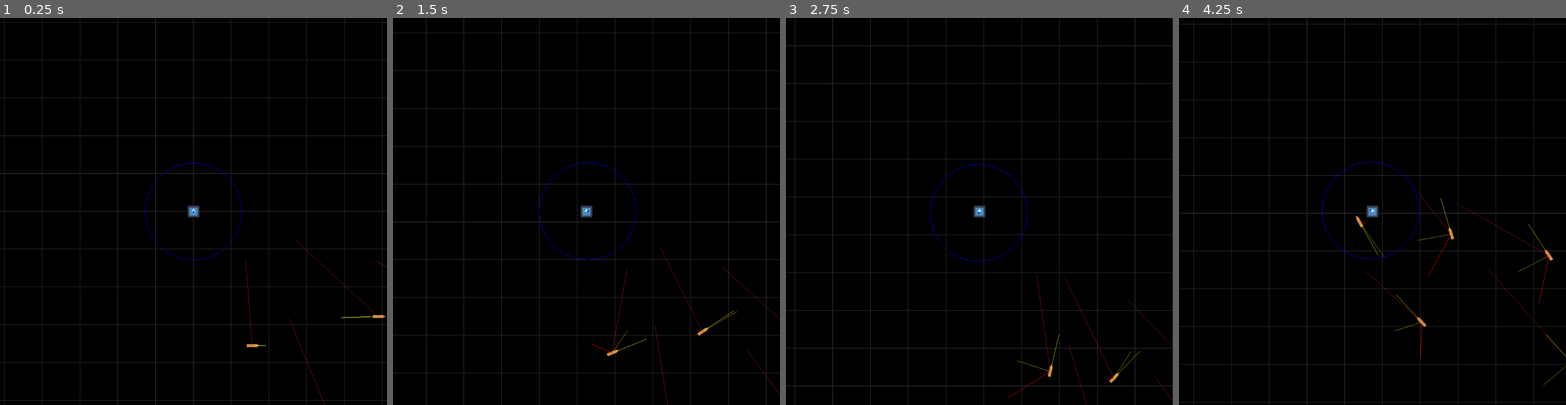
Above: before the commit, frames 1-4 (left to right).
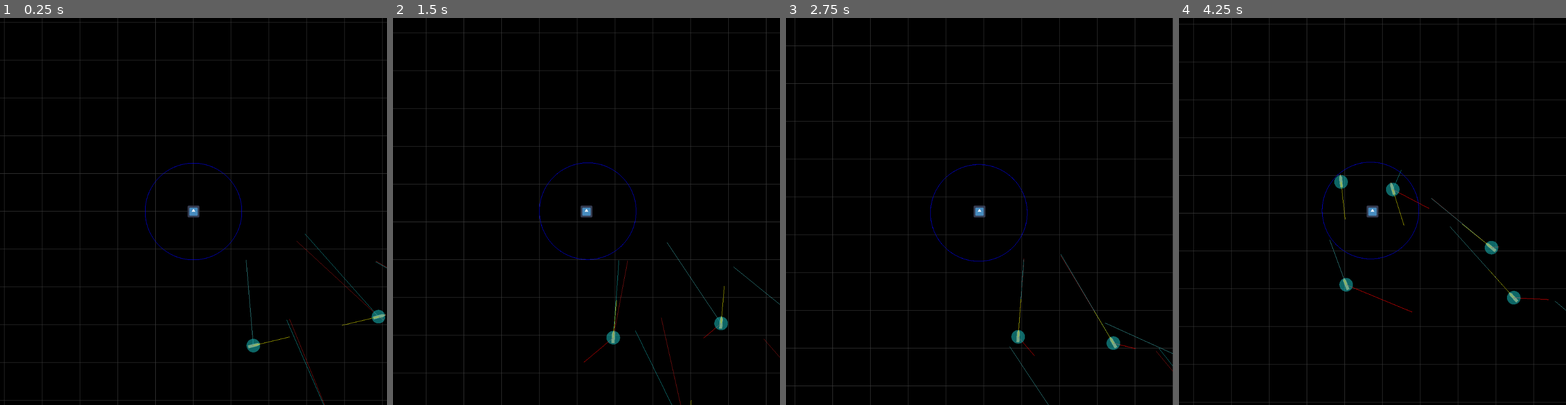
Above: after the commit, the same moments.

Repository: Trantarius/ArcadeGame
Game: Godot game, scene res://test/boat_ai_test.tscn
Two runs of this game, one before a commit and one after it. Both use one fixed random seed, a clock stepped at 60 frames per second and the inputs below. This scene is started directly instead of the project's main scene. The engine's default icon, where the game draws it, is replaced by a stand-in: a white triangle on a blue panel in a dark square.
Inputs (mouse positions are in pixels of both pictures, inside the frame that each line leads up to):
- Up to frame 1 (0.25 s): no input
- Up to frame 2 (1.5 s): move the mouse to (671, 192) at 0.52 s; hold D (right) 0.53-1.28 s; move the mouse to (509, 230) at 1.27 s; hold S (back) from 1.28 s (still down)
- Up to frame 3 (2.75 s): move the mouse to (1018, 126) at 2.02 s; release S (back) at 2.03 s; hold D (right) from 2.03 s (still down)
- Up to frame 4 (4.25 s): move the mouse to (1353, 288) at 2.77 s; release D (right) at 2.78 s; hold W (forward) 2.78-3.53 s; move the mouse to (1488, 269) at 3.52 s; hold A (left) from 3.53 s (still down)

The runs differ from the first frame. In frame 1, 0.4% of the frame differs, in the area x 37-100%, y 38-100%; in frame 2, 0.7%; in frame 3, 0.7%; in frame 4, 1.1%, in the area x 37-100%, y 37-95%.

Commit message:
refactor AI

Diff:
--- a/classes/AI.gd
+++ b/classes/AI.gd
@@ -97,14 +97,6 @@
 var target_position:Vector2
 ## Hints that the [member target_position] will be changing at this rate.
 var target_velocity:Vector2
-## Hints that the [member target_velocity] will be changing at this rate.
-var target_acceleration:Vector2
-
-
-## The output force to be applied to whatever is obeying this AI.
-var force:Vector2
-## The output torque to be applied to whatever is obeying this AI.
-var torque:float
 
 ## Emitted when an update is about to occur
 signal pre_update
@@ -148,9 +140,6 @@
 	if(avoidance_enabled):
 		_stop_avoidance()
 
-func _ready() -> void:
-	top_level=true
-
 enum{POSITION=0,VELOCITY=1,FORCE=2}
 ## Virtual function for subclasses to set how output is determined; if an output isn't used, it is calculated from the result.
 func _control_level()->int:
@@ -158,30 +147,13 @@
 
 func _physics_process(delta: float) -> void:
 	pre_update.emit()
-	var oldpos:Vector2=global_position
-	var oldrot:float = global_rotation
-	var oldvel:Vector2 = linear_velocity
-	var oldrvel:float = angular_velocity
-	await _update()
-	if(_control_level()>=FORCE):
-		linear_velocity += force * delta
-		angular_velocity += torque * delta
-	else:
-		force = (linear_velocity-oldvel)/delta
-		torque = (angular_velocity-oldrvel)/delta
-	if(_control_level()>=VELOCITY):
-		global_position += linear_velocity * delta
-		global_rotation += angular_velocity * delta
-	else:
-		linear_velocity = (global_position-oldpos)/delta
-		angular_velocity = angle_difference(oldrot,global_rotation)/delta
+	await _update(delta)
 	post_update.emit()
 	if(debug_draw):
-		_draw_calls.push_back({'type':'line','start':Vector2.ZERO,'end':force,'color':Color(0.8,0.8,0.1,0.75),'global':false})
 		queue_redraw()
 
 ## Virtual function for subclasses to override, to update forces/velocity/position as appropriate.
-func _update()->void:
+func _update(_delta:float)->void:
 	pass
 
 ## Helper for subclasses to apply avoidance. should be called exactly once in _update().
@@ -222,3 +194,23 @@
 					else:
 						draw_circle(inv * (dcall.position+global_position), dcall.radius, dcall.color)
 		_draw_calls.clear()
+
+
+func linear_damp(amount:float)->void:
+	linear_velocity = linear_velocity.move_toward(Vector2.ZERO,amount)
+
+func angular_damp(amount:float)->void:
+	angular_velocity = move_toward(angular_velocity,0,amount)
+
+func smooth_rotate(to:float, by:float)->void:
+	var stop_time:float = abs(angular_velocity)/max_angular_thrust
+	var angular_stop:float = angular_velocity*stop_time/2
+	if(abs(angular_stop)>TAU):
+		angular_damp(by)
+	else:
+		var diff:float = angle_difference(angular_stop + global_rotation, to)
+		# as + d = av**2 / (2 * at)
+		# av = sqrt((as+d)*2*at)
+		var dvel:float = sqrt(abs(angular_stop+diff)*2*max_angular_thrust)*sign(angular_stop+diff)
+		dvel = clamp(dvel,-max_angular_speed,max_angular_speed)
+		angular_velocity = move_toward(angular_velocity, dvel, by)
--- a/classes/BallisticAI.gd
+++ b/classes/BallisticAI.gd
@@ -3,20 +3,16 @@
 
 @export var brake:float = 1
 
-func _update()->void:
+func _update(delta:float)->void:
 
-	force = Ballistics.find_thrust_to_position(global_position,linear_velocity, Vector2.ZERO, target_position,
-		target_velocity, target_acceleration, max_linear_thrust,brake)
-
-	var safe_vel:Vector2 = await make_velocity_safe(linear_velocity)
-	force += (safe_vel-linear_velocity)/get_physics_process_delta_time()
+	var force:Vector2 = Ballistics.find_thrust_to_position(global_position,linear_velocity, Vector2.ZERO, target_position,
+		target_velocity, Vector2.ZERO, max_linear_thrust,brake)
 
 	force = force.limit_length(max_linear_thrust)
 	force += linear_velocity
 	force = force.limit_length(max_linear_speed)
 	force -= linear_velocity
 
-	torque = clamp(torque, -max_angular_thrust, max_angular_thrust)
-	torque += angular_velocity
-	torque = clamp(torque,-max_angular_speed,max_angular_speed)
-	torque -= angular_velocity
+	linear_velocity += force*delta
+
+	linear_velocity = await make_velocity_safe(linear_velocity)
--- a/classes/BoatAI.gd
+++ b/classes/BoatAI.gd
@@ -3,8 +3,6 @@
 
 ## Damps velocity perpendicular to the ship's heading.
 @export var keel_damp:float = 10
-## Damps rotation.
-@export var keel_angular_damp:float = 10
 ## Damps velocity parallel to the ship's heading, proportional to the perpendicular keel force.
 @export var keel_drag:float = 10
 
@@ -16,26 +14,22 @@
 
 var _avg_target_velocity:Vector2
 
-func _update() -> void:
-	force = Vector2.ZERO
-	torque = 0
+func _update(delta:float) -> void:
 
 	var keel_dir:Vector2 = Vector2.from_angle(global_rotation).orthogonal()
 	var keel_vel:float = linear_velocity.dot(keel_dir)
 	var keel_force:Vector2 = keel_dir * -keel_vel * keel_damp
-	var para_vel:float = linear_velocity.dot(keel_dir.orthogonal())
-	keel_force += keel_dir.orthogonal() * -sign(para_vel)*abs(keel_vel) * keel_drag
+	var para_vel:float = -linear_velocity.dot(keel_dir.orthogonal())
+	keel_force += keel_dir.orthogonal() * sign(para_vel)*abs(keel_vel) * keel_drag
 	if(debug_draw):
 		_draw_calls.push_back({'type':'line','start':Vector2.ZERO,'end':keel_force,'color':Color(1,0,0),'global':false})
-	force += keel_force
-
-	var keel_torque:float = -angular_velocity * keel_angular_damp
-	torque += keel_torque
+	linear_velocity += keel_force*delta
 
 	var target_relpos:Vector2 = target_position - global_position
 	var target_dist:float = target_relpos.length()
 
 	if(debug_draw):
+		#print(target_position)
 		_draw_calls.push_back({'type':'arc','position':target_position,'radius':desired_distance,'color':Color(0,0,1),'global':true})
 		_draw_calls.push_back({'type':'circle','position':target_position,'radius':2,'color':Color(0,0,1),'global':true})
 		_draw_calls.push_back({'type':'line','start':target_position,'end':target_position+_avg_target_velocity,'color':Color(0,0,1),'global':true})
@@ -57,22 +51,22 @@
 		var des_speed:float = sqrt(abs(dist_err)*max_linear_thrust*2)
 		desired_velocity *= des_speed
 
+
 	#desired_velocity += target_velocity
 	desired_velocity = desired_velocity.limit_length(max_linear_speed)
 	desired_velocity = await make_velocity_safe(desired_velocity)
 
-	torque += sign(angle_difference(angular_brake_pos,desired_velocity.angle())) * (abs(para_vel)+5) * max_angular_thrust/max_linear_speed
+	if(desired_velocity.length()>0.01):
+		smooth_rotate(desired_velocity.angle(), max_angular_thrust*delta)
+	else:
+		angular_damp(delta*max_angular_thrust)
 
 	var speed_err:float = linear_velocity.dot(current_direction) - desired_velocity.dot(current_direction)
 	var thrust:Vector2 = -tanh(speed_err/4)*max_linear_thrust * current_direction
 	if(debug_draw):
 		_draw_calls.push_back({'type':'line','start':Vector2.ZERO,'end':thrust,'color':Color(0.8,0.8,0),'global':false})
-	force += thrust
 
-	force += linear_velocity
-	force = force.limit_length(max_linear_speed)
-	force -= linear_velocity
-
-	torque += angular_velocity
-	torque = clamp(torque, -max_angular_speed, max_angular_speed)
-	torque -= angular_velocity
+	thrust += linear_velocity
+	thrust = thrust.limit_length(max_linear_speed)
+	thrust -= linear_velocity
+	linear_velocity += thrust*delta
--- a/classes/RandomWalk.gd
+++ b/classes/RandomWalk.gd
@@ -12,16 +12,9 @@
 ## How quickly the offset moves along the path (on average).
 @export var speed:float = 128
 
-@export var bezier_level:int = 0
-
 ## Offsets the "center" position, which [member min_distance] and [member max_distance] are relative to.
 var offset:Vector2
 
-#var p_a:Vector2
-#var p_b:Vector2
-#var p_c:Vector2
-#var p_d:Vector2
-#var p_e:Vector2
 
 var bz_a:Vector2
 var bz_b:Vector2
@@ -49,102 +42,23 @@
 	if(is_inf(start.x)):
 		start = Vector2.from_angle(randf()*TAU)*sqrt(randf_range(min_distance**2,max_distance**2)) + offset
 
-
-	#p_a = start
-	#p_b = step_point(p_a)
-	#p_c = step_point(p_b)
-	#p_d = step_point(p_c)
-	#p_e = step_point(p_d)
-
 	bz_a = start
 	bz_b = (start+step_point(start))/2
 	bz_c = (bz_b+step_point(bz_b))/2
 	bz_t = 0
-
-	#prev_prev_point = step_point(start, Vector2.ZERO)
-	#prev_point = start
-	#next_point = step_point(prev_point, (prev_point-prev_prev_point))
-	#next_next_point = step_point(next_point, (next_point-prev_point))
-
-	#points.push_back(step_point(start))
-	#points.push_back(start)
-	#points.push_back(step_point(start))
-	#points.push_back(step_point(points.back()))
-	#progress = 0
 	step(0)
 
 func step(delta: float) -> void:
-	#progress += delta*speed/(points[2]-points[1]).length()
-	#while(progress>1):
-		#points.push_back(step_point(points.back()))
-		#points.pop_front()
-		#progress-=1
 
 	var t_ratio:float = 2*speed/(min_step+max_step)
 	bz_t += delta*t_ratio
 
 	while(bz_t>1):
-		#p_a=p_c
-		#p_b=p_d
-		#p_c=p_e
-		#p_d=step_point(p_e)
-		#p_e=step_point(p_d)
 		bz_a = bz_c
 		bz_b = bz_b + 2*(bz_c-bz_b)
 		bz_c = (bz_b+step_point(bz_b))/2
 		bz_t -= 1
 
-
-	#var bz:PackedVector2Array = [((p_a+p_b)/2+(p_b+p_c)/2)/2, (p_b+p_c)/2, p_c, (p_c+p_d)/2, ((p_d+p_e)/2+(p_c+p_d)/2)/2]
-	#
-	#var bz_p:PackedVector2Array = bz.duplicate()
-	#for n:int in range(4):
-		#for i:int in range(4-n):
-			#bz_p[i]=lerp(bz_p[i],bz_p[i+1],bz_t)
-	#position = bz_p[0]
-	#
-	#var bz_v:PackedVector2Array = bz.duplicate()
-	#for n:int in range(4):
-		#bz_v[n]=bz_v[n+1]-bz_v[n]
-	#for n:int in range(3):
-		#for i:int in range(3-n):
-			#bz_v[i]=lerp(bz_v[i],bz_v[i+1],bz_t)
-	#velocity = bz_v[0] * t_ratio * 4
-	#
-	#var bz_a:PackedVector2Array = bz.duplicate()
-	#for n:int in range(4):
-		#bz_a[n]=bz_a[n+1]-bz_a[n]
-	#for n:int in range(3):
-		#bz_a[n]=bz_a[n+1]-bz_a[n]
-	#acceleration = lerp(lerp(bz_a[0],bz_a[1],bz_t),lerp(bz_a[1],bz_a[2],bz_t),bz_t) * t_ratio**2 * 12
-
 	position = lerp(lerp(bz_a,bz_b,bz_t),lerp(bz_b,bz_c,bz_t),bz_t)
 	velocity = 2*lerp(bz_b-bz_a,bz_c-bz_b,bz_t)*t_ratio
 	acceleration = 2*((bz_c-bz_b)-(bz_b-bz_a))*t_ratio**2
-
-	#var bza:Vector2 = (prev_prev_point+prev_point)/2 if progress<0.5 else (prev_point+next_point)/2
-	#var bzb:Vector2 = prev_point if progress<0.5 else next_point
-	#var bzc:Vector2 = (prev_point+next_point)/2 if progress<0.5 else (next_point+next_next_point)/2
-	#var bzt:float = progress+0.5 if progress<0.5 else progress-0.5
-	#
-	#var prog_ratio:float = speed/(lerp((bzb-bza),(bzc-bzb),progress).length()*2)
-	#progress += delta*prog_ratio
-	#while(progress>1):
-		#prev_prev_point = prev_point
-		#prev_point = next_point
-		#next_point = next_next_point
-		#next_next_point = step_point(next_point, (next_point-prev_point))
-		#progress-=1
-	#
-	#
-	#bza = (prev_prev_point+prev_point)/2 if progress<0.5 else (prev_point+next_point)/2
-	#bzb = prev_point if progress<0.5 else next_point
-	#bzc = (prev_point+next_point)/2 if progress<0.5 else (next_point+next_next_point)/2
-	#bzt = progress+0.5 if progress<0.5 else progress-0.5
-
-	# quadratic bezier curve
-	#position = (bza-2*bzb+bzc)*bzt**2 + 2*(bzb-bza)*bzt + bza
-	#velocity = (2*(bza-2*bzb+bzc)*bzt + 2*(bzb-bza)) * prog_ratio
-	#acceleration = 2*(bza-2*bzb+bzc) * (prog_ratio)**2
-
-	#position = lerp(lerp(points[0],points[1],(progress+1)/2),lerp(points[1],points[2],progress/2),progress)
--- a/enemies/broadside/broadside.tscn
+++ b/enemies/broadside/broadside.tscn
@@ -108,9 +108,11 @@
 rotation = 3.14159
 script = ExtResource("6_c4kd0")
 keel_damp = 4.0
-keel_angular_damp = 1.0
 keel_drag = 4.0
 desired_distance = 1000.0
+max_angular_speed = 0.1
+avoidance_layers = 2
+avoidance_mask = 6
 avoidance_radius = 600.0
 
 [connection signal="post_update" from="BoatAI" to="." method="_on_boat_ai_post_update"]
--- a/enemies/hornet/hornet.tscn
+++ b/enemies/hornet/hornet.tscn
@@ -49,4 +49,5 @@
 [node name="BallisticAI" type="Node2D" parent="."]
 script = ExtResource("5_g1cgk")
 max_angular_speed = 3.0
+avoidance_mask = 7
 avoidance_radius = 24.0
--- a/enemies/shield_bearer/shield_bearer.tscn
+++ b/enemies/shield_bearer/shield_bearer.tscn
@@ -94,6 +94,7 @@
 
 [node name="BallisticAI" type="Node2D" parent="."]
 script = ExtResource("4_gc82f")
+avoidance_mask = 7
 
 [connection signal="post_update" from="BallisticAI" to="." method="_on_ballistic_ai_post_update"]
 [connection signal="pre_update" from="BallisticAI" to="." method="_on_ballistic_ai_pre_update"]
--- a/enemies/spiky/spiky.tscn
+++ b/enemies/spiky/spiky.tscn
@@ -38,6 +38,8 @@
 script = ExtResource("4_wxnv5")
 max_linear_thrust = 300.0
 max_angular_speed = 6.0
+avoidance_layers = 0
+avoidance_mask = 7
 
 [connection signal="damage_dealt" from="HitBox" to="." method="_on_hit_box_damage_dealt"]
 [connection signal="post_update" from="BallisticAI" to="." method="_on_ballistic_ai_post_update"]
--- a/environment/asteroid.tscn
+++ b/environment/asteroid.tscn
@@ -30,6 +30,7 @@
 noise_strength = 0.102
 radius = 512.0
 resolution = 64.0
+avoidance_layer = 4
 
 [node name="Interpolator" type="Node2D" parent="."]
 script = ExtResource("2_f070b")
--- a/project.godot
+++ b/project.godot
@@ -83,6 +83,10 @@
 2d_physics/layer_4="Pickup"
 2d_physics/layer_5="PlayerProjectile"
 2d_physics/layer_6="EnemyProjectile"
+avoidance/layer_1="Small Enemies"
+avoidance/layer_2="Large Enemies"
+avoidance/layer_3="Asteroids"
+avoidance/layer_4="Player"
 
 [physics]
 
--- a/test/ballistic_ai_test.tscn
+++ b/test/ballistic_ai_test.tscn
@@ -11,6 +11,7 @@
 
 # Called when the node enters the scene tree for the first time.
 func _ready() -> void:
+	print(sqrt(-1)*0)
 	pass # Replace with function body.
 
 
@@ -42,8 +43,8 @@
 	$BallisticAI.target_velocity = $'../Target'.velocity
 
 func _post_update()->void:
-	linear_velocity += $BallisticAI.force * get_physics_process_delta_time()
-	angular_velocity += $BallisticAI.torque * get_physics_process_delta_time()
+	linear_velocity = $BallisticAI.linear_velocity
+	angular_velocity = $BallisticAI.angular_velocity
 
 	global_position += linear_velocity * get_physics_process_delta_time()
 	global_rotation += angular_velocity * get_physics_process_delta_time()
@@ -78,8 +79,6 @@
 [node name="BallisticAI" type="Node2D" parent="Actor"]
 script = ExtResource("3_v44xm")
 debug_draw = true
-avoidance_max_neighbors = 100
-avoidance_time_horizon_obstacles = 100.0
 
 [node name="Actor2" type="Node2D" parent="."]
 position = Vector2(400, -163)
--- a/test/ballistics_test.tscn
+++ b/test/ballistics_test.tscn
@@ -1,8 +1,7 @@
 [gd_scene load_steps=4 format=3 uid="uid://1ou2bpdp2log"]
 
 [sub_resource type="GDScript" id="GDScript_sewsl"]
-script/source = "@tool
-extends Node2D
+script/source = "extends Node2D
 
 var points:Array[Vector2]
 var thrusts:Array[Vector2]
@@ -105,8 +104,7 @@
 "
 
 [sub_resource type="GDScript" id="GDScript_v7sbi"]
-script/source = "@tool
-extends Node2D
+script/source = "extends Node2D
 
 @export var timestep:float = 0.1:
 	set(to):
@@ -179,8 +177,7 @@
 "
 
 [sub_resource type="GDScript" id="GDScript_nah1q"]
-script/source = "@tool
-extends Node2D
+script/source = "extends Node2D
 
 var pos:Vector2
 var capos:Vector2
--- a/test/boat_ai_test.tscn
+++ b/test/boat_ai_test.tscn
@@ -19,19 +19,17 @@
 	$BoatAI.post_update.connect(_post_update)
 
 func _pre_update()->void:
-	$BoatAI.global_transform = global_transform
 	$BoatAI.linear_velocity = linear_velocity
 	$BoatAI.angular_velocity = angular_velocity
 	$BoatAI.target_position = $'../Target'.global_position
 	$BoatAI.target_velocity = $'../Target'.velocity
 
 func _post_update()->void:
-	global_transform = $BoatAI.global_transform
-	linear_velocity += $BoatAI.force * get_physics_process_delta_time()
-	angular_velocity += $BoatAI.torque * get_physics_process_delta_time()
-
-	#global_position += linear_velocity * get_physics_process_delta_time()
-	#global_rotation += angular_velocity * get_physics_process_delta_time()
+	linear_velocity = $BoatAI.linear_velocity
+	angular_velocity = $BoatAI.angular_velocity
+
+	global_position += linear_velocity * get_physics_process_delta_time()
+	global_rotation += angular_velocity * get_physics_process_delta_time()
 "
 
 [sub_resource type="GDScript" id="GDScript_ndaeq"]
@@ -86,7 +84,6 @@
 desired_distance = 128.0
 approach = 1.0
 debug_draw = true
-avoidance_enabled = false
 avoidance_radius = 18.0
 
 [node name="Boat2" type="Polygon2D" parent="Boats"]
@@ -98,7 +95,6 @@
 [node name="BoatAI" type="Node2D" parent="Boats/Boat2"]
 script = ExtResource("1_bhs21")
 keel_damp = 4.0
-keel_angular_damp = 1.0
 keel_drag = 4.0
 desired_distance = 128.0
 debug_draw = true
@@ -115,7 +111,6 @@
 [node name="BoatAI" type="Node2D" parent="Boats/Boat3"]
 script = ExtResource("1_bhs21")
 keel_damp = 4.0
-keel_angular_damp = 1.0
 keel_drag = 4.0
 desired_distance = 128.0
 debug_draw = true
@@ -132,7 +127,6 @@
 [node name="BoatAI" type="Node2D" parent="Boats/Boat4"]
 script = ExtResource("1_bhs21")
 keel_damp = 4.0
-keel_angular_damp = 1.0
 keel_drag = 4.0
 desired_distance = 128.0
 debug_draw = true
@@ -149,7 +143,6 @@
 [node name="BoatAI" type="Node2D" parent="Boats/Boat5"]
 script = ExtResource("1_bhs21")
 keel_damp = 4.0
-keel_angular_damp = 1.0
 keel_drag = 4.0
 desired_distance = 128.0
 debug_draw = true
@@ -166,7 +159,6 @@
 [node name="BoatAI" type="Node2D" parent="Boats/Boat6"]
 script = ExtResource("1_bhs21")
 keel_damp = 4.0
-keel_angular_damp = 1.0
 keel_drag = 4.0
 desired_distance = 128.0
 debug_draw = true
@@ -183,7 +175,6 @@
 [node name="BoatAI" type="Node2D" parent="Boats/Boat7"]
 script = ExtResource("1_bhs21")
 keel_damp = 4.0
-keel_angular_damp = 1.0
 keel_drag = 4.0
 desired_distance = 128.0
 debug_draw = true
@@ -200,7 +191,6 @@
 [node name="BoatAI" type="Node2D" parent="Boats/Boat8"]
 script = ExtResource("1_bhs21")
 keel_damp = 4.0
-keel_angular_damp = 1.0
 keel_drag = 4.0
 desired_distance = 128.0
 debug_draw = true
--- a/test/random_walk_test.tscn
+++ b/test/random_walk_test.tscn
@@ -50,7 +50,6 @@
 min_step = 16.0
 max_step = 64.0
 speed = 128.0
-bezier_level = 8
 
 [node name="RandomWalkTest" type="Node2D"]
 position = Vector2(512, 512)
Not shown, added: ballistics_gen.ipynb
